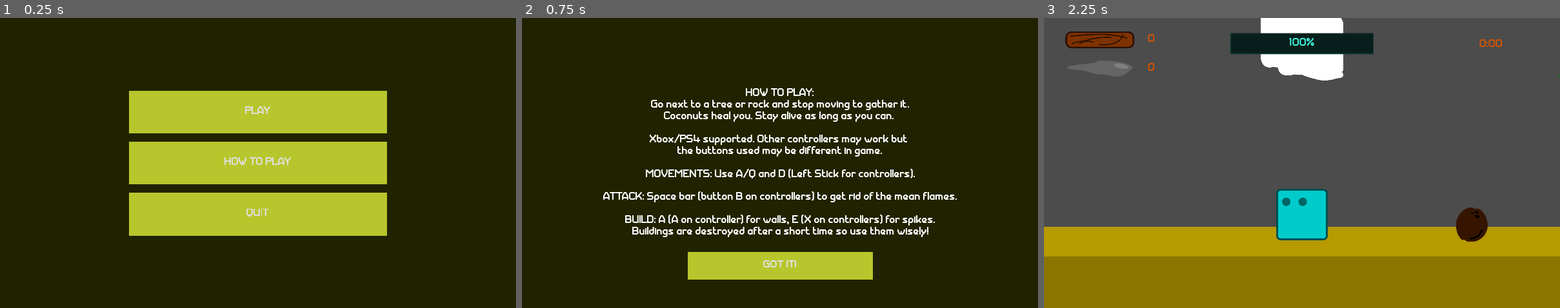
Above: before the commit, frames 1-3 (left to right).
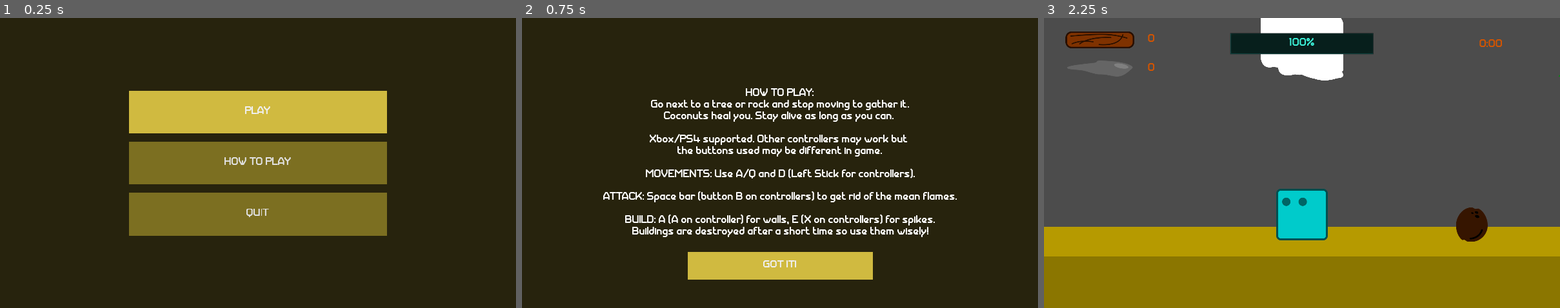
Above: after the commit, the same moments.

Repository: AlixBarreaux/coconut-survival
Game: Godot game, scene res://GUI/Main Menu/MainMenu.tscn
Two runs of this game, one before a commit and one after it. Both use one fixed random seed, a clock stepped at 60 frames per second and the inputs below. Sound files missing from this copy of the repository are replaced by a short silence.
Inputs:
- Up to frame 1 (0.25 s): no input
- Up to frame 2 (0.75 s): click "HOW TO PLAY" at 0.5 s
- Up to frame 3 (2.25 s): click "GOT IT!" at 1.25 s; click "PLAY" at 2 s

The runs differ from the first frame. In frame 1, 22% of the frame differs, in the area x 25-75%, y 25-76%; in frame 2, 3.3%; in frame 3, nothing differs.

Commit message:
Improve MainMenu colors and usability

Diff:
--- a/Assets/Themes/main_theme.tres
+++ b/Assets/Themes/main_theme.tres
@@ -1,9 +1,15 @@
-[gd_resource type="Theme" load_steps=3 format=2]
+[gd_resource type="Theme" load_steps=5 format=2]
 
 [ext_resource path="res://Assets/Fonts/GiantRobotArmy-Medium.tres" type="DynamicFont" id=1]
 
+[sub_resource type="StyleBoxFlat" id=2]
+bg_color = Color( 0.819608, 0.733333, 0.254902, 1 )
+
+[sub_resource type="StyleBoxFlat" id=3]
+bg_color = Color( 0.819608, 0.733333, 0.254902, 1 )
+
 [sub_resource type="StyleBoxFlat" id=1]
-bg_color = Color( 0.721569, 0.780392, 0.176471, 1 )
+bg_color = Color( 0.490196, 0.439216, 0.133333, 1 )
 
 [resource]
 default_font = ExtResource( 1 )
@@ -14,7 +20,7 @@
 Button/constants/hseparation = 2
 Button/fonts/font = null
 Button/styles/disabled = null
-Button/styles/focus = null
-Button/styles/hover = null
+Button/styles/focus = SubResource( 2 )
+Button/styles/hover = SubResource( 3 )
 Button/styles/normal = SubResource( 1 )
 Button/styles/pressed = null
--- a/GUI/Main Menu/MainMenu.gd
+++ b/GUI/Main Menu/MainMenu.gd
@@ -2,6 +2,8 @@
 
 
 # --------------------------    DECLARE VARIABLES     --------------------------
+
+onready var first_button_to_focus: Button = $MainMenuButtonsContainer/Play
 
 # ----------------------------    RUN THE CODE     -----------------------------
 
@@ -9,17 +11,21 @@
 
 func _ready() -> void:
 	SceneLoader.current_scene = self
+	self.initialize()
+
+
+func initialize() -> void:
+	first_button_to_focus.grab_focus()
+	return
 
 
 func _on_Play_pressed() -> void:
 	SceneLoader.current_scene = self
 	SceneLoader.change_scene_to("res://Main.tscn")
 
+
 func _on_Quit_pressed() -> void:
 	self.get_tree().quit()
-
-
-
 
 
 func _on_HowToPlay_pressed() -> void:
@@ -27,9 +33,11 @@
 		node.hide()
 	$ColorRect.show()
 	$Label.show()
+	$Label/GotIt.grab_focus()
 
 
 func _on_GotIt_pressed():
 	for node in get_children():
 		node.show()
 	$Label.hide()
+	$MainMenuButtonsContainer/Play.grab_focus()
--- a/GUI/Main Menu/MainMenu.tscn
+++ b/GUI/Main Menu/MainMenu.tscn
@@ -8,19 +8,13 @@
 anchor_bottom = 1.0
 theme = ExtResource( 2 )
 script = ExtResource( 1 )
-__meta__ = {
-"_edit_use_anchors_": false
-}
 
 [node name="ColorRect" type="ColorRect" parent="."]
 anchor_right = 1.0
 anchor_bottom = 1.0
 margin_top = -1.0
 margin_bottom = -1.0
-color = Color( 0.133333, 0.141176, 0, 1 )
-__meta__ = {
-"_edit_use_anchors_": false
-}
+color = Color( 0.156863, 0.141176, 0.054902, 1 )
 
 [node name="Label" type="Label" parent="."]
 visible = false
@@ -69,6 +63,12 @@
 [node name="Play" type="Button" parent="MainMenuButtonsContainer"]
 margin_right = 960.0
 margin_bottom = 160.0
+focus_neighbour_left = NodePath("../Quit")
+focus_neighbour_top = NodePath("../Quit")
+focus_neighbour_right = NodePath("../HowToPlay")
+focus_neighbour_bottom = NodePath("../HowToPlay")
+focus_next = NodePath("../HowToPlay")
+focus_previous = NodePath("../Quit")
 size_flags_horizontal = 3
 size_flags_vertical = 3
 text = "PLAY"
@@ -77,6 +77,12 @@
 margin_top = 190.0
 margin_right = 960.0
 margin_bottom = 350.0
+focus_neighbour_left = NodePath("../Play")
+focus_neighbour_top = NodePath("../Play")
+focus_neighbour_right = NodePath("../Quit")
+focus_neighbour_bottom = NodePath("../Quit")
+focus_next = NodePath("../Quit")
+focus_previous = NodePath("../Play")
 size_flags_horizontal = 3
 size_flags_vertical = 3
 text = "HOW TO PLAY"
@@ -85,6 +91,12 @@
 margin_top = 380.0
 margin_right = 960.0
 margin_bottom = 540.0
+focus_neighbour_left = NodePath("../HowToPlay")
+focus_neighbour_top = NodePath("../HowToPlay")
+focus_neighbour_right = NodePath("../Play")
+focus_neighbour_bottom = NodePath("../Play")
+focus_next = NodePath("../Play")
+focus_previous = NodePath("../HowToPlay")
 size_flags_horizontal = 3
 size_flags_vertical = 3
 text = "QUIT"
--- a/HeldItem/Faucet/Faucet.gd
+++ b/HeldItem/Faucet/Faucet.gd
@@ -32,8 +32,8 @@
 
 		self.show()
 		$AnimationPlayer.play(choosen_animation)
-#	else:
-#		print("You cannot attack right now!")
+	else:
+		print("You cannot attack right now!")
 
 
 func hide_item() -> void:
--- a/project.godot
+++ b/project.godot
@@ -76,55 +76,77 @@
 
 ui_accept={
 "deadzone": 0.5,
-"events": [  ]
+"events": [ Object(InputEventKey,"resource_local_to_scene":false,"resource_name":"","device":0,"alt":false,"shift":false,"control":false,"meta":false,"command":false,"pressed":false,"scancode":16777221,"physical_scancode":0,"unicode":0,"echo":false,"script":null)
+, Object(InputEventKey,"resource_local_to_scene":false,"resource_name":"","device":0,"alt":false,"shift":false,"control":false,"meta":false,"command":false,"pressed":false,"scancode":16777222,"physical_scancode":0,"unicode":0,"echo":false,"script":null)
+, Object(InputEventKey,"resource_local_to_scene":false,"resource_name":"","device":0,"alt":false,"shift":false,"control":false,"meta":false,"command":false,"pressed":false,"scancode":32,"physical_scancode":0,"unicode":0,"echo":false,"script":null)
+, Object(InputEventJoypadButton,"resource_local_to_scene":false,"resource_name":"","device":0,"button_index":0,"pressure":0.0,"pressed":false,"script":null)
+ ]
 }
 ui_select={
 "deadzone": 0.5,
-"events": [  ]
+"events": [ Object(InputEventKey,"resource_local_to_scene":false,"resource_name":"","device":0,"alt":false,"shift":false,"control":false,"meta":false,"command":false,"pressed":false,"scancode":32,"physical_scancode":0,"unicode":0,"echo":false,"script":null)
+, Object(InputEventJoypadButton,"resource_local_to_scene":false,"resource_name":"","device":0,"button_index":3,"pressure":0.0,"pressed":false,"script":null)
+ ]
 }
 ui_cancel={
 "deadzone": 0.5,
-"events": [  ]
+"events": [ Object(InputEventKey,"resource_local_to_scene":false,"resource_name":"","device":0,"alt":false,"shift":false,"control":false,"meta":false,"command":false,"pressed":false,"scancode":16777217,"physical_scancode":0,"unicode":0,"echo":false,"script":null)
+, Object(InputEventJoypadButton,"resource_local_to_scene":false,"resource_name":"","device":0,"button_index":1,"pressure":0.0,"pressed":false,"script":null)
+ ]
 }
 ui_focus_next={
 "deadzone": 0.5,
-"events": [  ]
+"events": [ Object(InputEventKey,"resource_local_to_scene":false,"resource_name":"","device":0,"alt":false,"shift":false,"control":false,"meta":false,"command":false,"pressed":false,"scancode":16777218,"physical_scancode":0,"unicode":0,"echo":false,"script":null)
+ ]
 }
 ui_focus_prev={
 "deadzone": 0.5,
-"events": [  ]
+"events": [ Object(InputEventKey,"resource_local_to_scene":false,"resource_name":"","device":0,"alt":false,"shift":true,"control":false,"meta":false,"command":false,"pressed":false,"scancode":16777218,"physical_scancode":0,"unicode":0,"echo":false,"script":null)
+ ]
 }
 ui_left={
 "deadzone": 0.5,
-"events": [  ]
+"events": [ Object(InputEventKey,"resource_local_to_scene":false,"resource_name":"","device":0,"alt":false,"shift":false,"control":false,"meta":false,"command":false,"pressed":false,"scancode":16777231,"physical_scancode":0,"unicode":0,"echo":false,"script":null)
+, Object(InputEventJoypadMotion,"resource_local_to_scene":false,"resource_name":"","device":0,"axis":0,"axis_value":-1.0,"script":null)
+ ]
 }
 ui_right={
 "deadzone": 0.5,
-"events": [  ]
+"events": [ Object(InputEventKey,"resource_local_to_scene":false,"resource_name":"","device":0,"alt":false,"shift":false,"control":false,"meta":false,"command":false,"pressed":false,"scancode":16777233,"physical_scancode":0,"unicode":0,"echo":false,"script":null)
+, Object(InputEventJoypadMotion,"resource_local_to_scene":false,"resource_name":"","device":0,"axis":0,"axis_value":1.0,"script":null)
+ ]
 }
 ui_up={
 "deadzone": 0.5,
-"events": [  ]
+"events": [ Object(InputEventKey,"resource_local_to_scene":false,"resource_name":"","device":0,"alt":false,"shift":false,"control":false,"meta":false,"command":false,"pressed":false,"scancode":16777232,"physical_scancode":0,"unicode":0,"echo":false,"script":null)
+, Object(InputEventJoypadMotion,"resource_local_to_scene":false,"resource_name":"","device":0,"axis":1,"axis_value":-1.0,"script":null)
+ ]
 }
 ui_down={
 "deadzone": 0.5,
-"events": [  ]
+"events": [ Object(InputEventKey,"resource_local_to_scene":false,"resource_name":"","device":0,"alt":false,"shift":false,"control":false,"meta":false,"command":false,"pressed":false,"scancode":16777234,"physical_scancode":0,"unicode":0,"echo":false,"script":null)
+, Object(InputEventJoypadMotion,"resource_local_to_scene":false,"resource_name":"","device":0,"axis":1,"axis_value":1.0,"script":null)
+ ]
 }
 ui_page_up={
 "deadzone": 0.5,
-"events": [  ]
+"events": [ Object(InputEventKey,"resource_local_to_scene":false,"resource_name":"","device":0,"alt":false,"shift":false,"control":false,"meta":false,"command":false,"pressed":false,"scancode":16777235,"physical_scancode":0,"unicode":0,"echo":false,"script":null)
+ ]
 }
 ui_page_down={
 "deadzone": 0.5,
-"events": [  ]
+"events": [ Object(InputEventKey,"resource_local_to_scene":false,"resource_name":"","device":0,"alt":false,"shift":false,"control":false,"meta":false,"command":false,"pressed":false,"scancode":16777236,"physical_scancode":0,"unicode":0,"echo":false,"script":null)
+ ]
 }
 ui_home={
 "deadzone": 0.5,
-"events": [  ]
+"events": [ Object(InputEventKey,"resource_local_to_scene":false,"resource_name":"","device":0,"alt":false,"shift":false,"control":false,"meta":false,"command":false,"pressed":false,"scancode":16777229,"physical_scancode":0,"unicode":0,"echo":false,"script":null)
+ ]
 }
 ui_end={
 "deadzone": 0.5,
-"events": [  ]
+"events": [ Object(InputEventKey,"resource_local_to_scene":false,"resource_name":"","device":0,"alt":false,"shift":false,"control":false,"meta":false,"command":false,"pressed":false,"scancode":16777230,"physical_scancode":0,"unicode":0,"echo":false,"script":null)
+ ]
 }
 move_left={
 "deadzone": 0.5,
